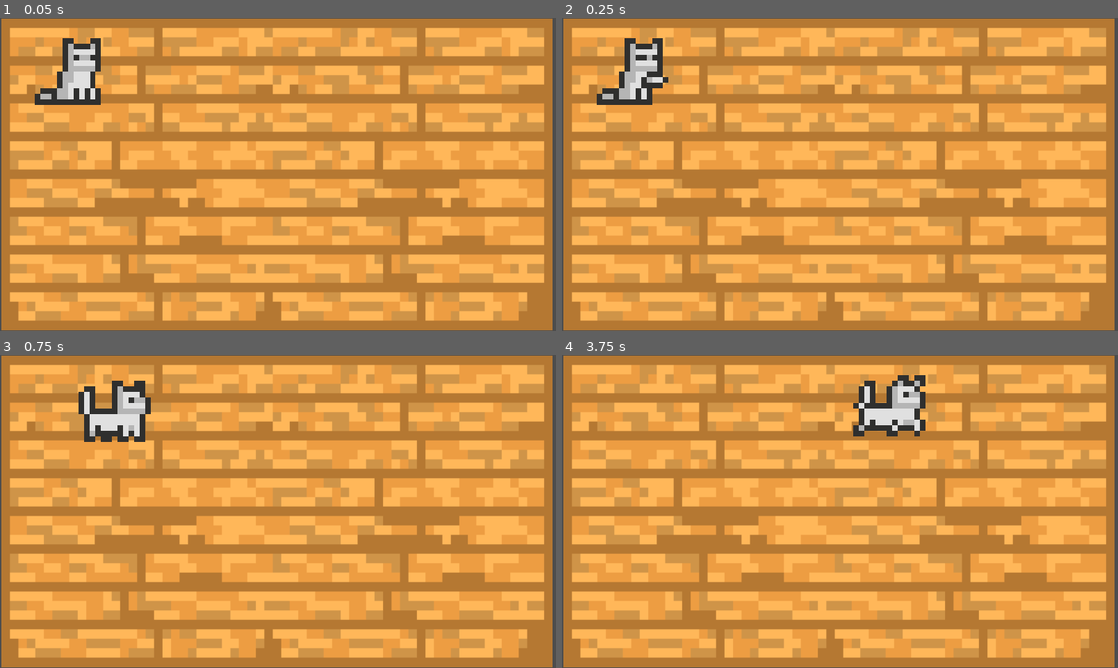
Above: before the commit, frames 1-4 (two rows, left to right).
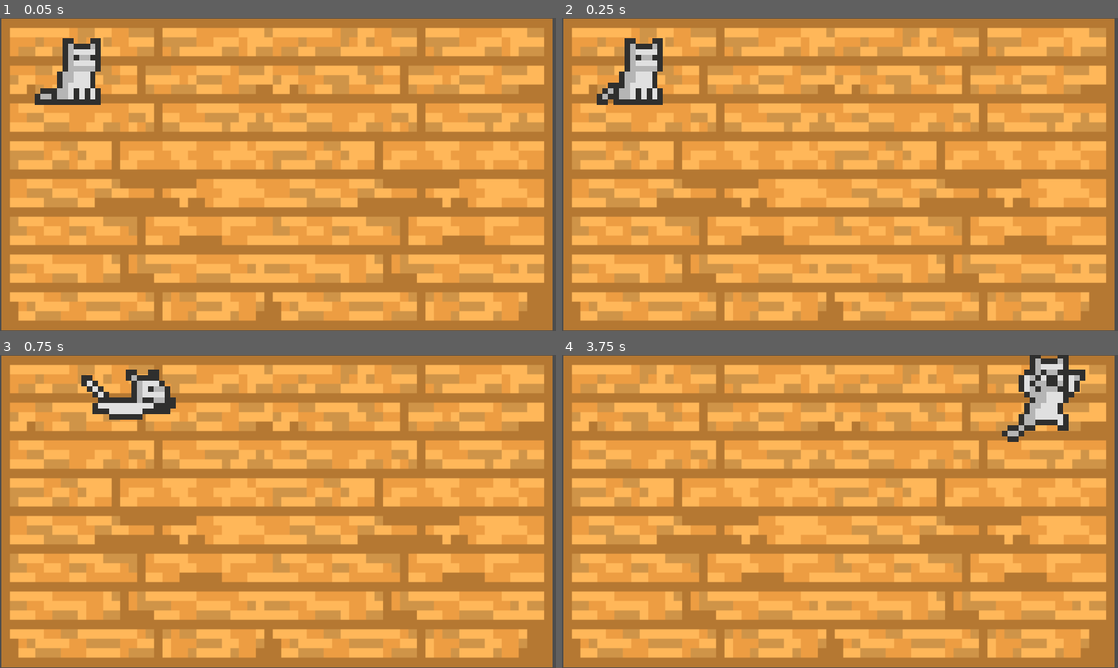
Above: after the commit, the same moments.

Repository: mcas2/gatutorial
Game: Godot game, scene res://salon.tscn
Two runs of this game, one before a commit and one after it. Both use one fixed random seed, a clock stepped at 60 frames per second and the inputs below.
Inputs:
- Up to frame 1 (0.05 s): no input
- Up to frame 2 (0.25 s): no input
- Up to frame 3 (0.75 s): hold D (right) from 0.53 s (still down); hold Shift from 0.53 s (still down)
- Up to frame 4 (3.75 s): tap Space at 0.77, 0.8, 1.07, 1.35, 1.52, 1.82, 2.3, 3.02, 3.32 s; release D (right) at 1.28 s; release Shift at 1.28 s; hold S (down) 1.28-2.03 s; tap Shift at 1.55, 2.85 s; hold D (right) 2.03-2.78 s; hold Shift 2.03-2.78 s; hold W (up) 2.78-3.53 s; hold A (left) from 3.53 s (still down); hold Space from 3.53 s (still down)

Frame 1 is identical in both runs. In frame 2, 0.4% of the frame differs, in the area x 8-20%, y 11-28%; in frame 3, 2.5%; in frame 4, 4.1%, in the area x 52-95%, y 0-28%.

Commit message:
Movimientos básicos sin refactorizar

Diff:
--- a/gato_pardo.gd
+++ b/gato_pardo.gd
@@ -3,22 +3,44 @@
 @export var speed = 400
 
 func _ready():
-	cat_anim.play("standing")
+	pass
 
 func get_input():
 	var input_direction = Input.get_vector("left", "right", "up", "down")
-	check_walk(input_direction)
-	velocity = input_direction * speed
+	check_jump(Input.is_key_pressed(KEY_SPACE))
+	velocity = input_direction * check_speed(Input.is_key_pressed(KEY_SHIFT))
 
 func _physics_process(delta):
 	get_input()
 	move_and_slide()
 
+func check_jump(input):
+	if input:
+		cat_anim.play("jumping")
+	else:
+		input = Input.get_vector("left", "right", "up", "down")
+		check_walk(input)
+
 func check_walk(input):
 	if input:
-		cat_anim.play("walking")
+		if (Input.is_key_pressed(KEY_SHIFT)):
+			cat_anim.play("running")
+		else:
+			cat_anim.play("walking")
+		if input == Vector2(-1, 0):
+			cat_anim.flip_h = 1
+		elif  input == Vector2(1, 0):
+			cat_anim.flip_h = 0
 	else:
-		if (randi_range(0,6) != 0 and $gato_anim.animation_finished):
-			cat_anim.play("standing")
-		else:
-			cat_anim.play("licking")
+		cat_anim.play("standing")
+		# if (randi_range(0,6) == 0):
+		# 	cat_anim.play("licking")
+
+
+
+
+func check_speed(input):
+	if input:
+		return 600
+	else:
+		return 300
--- a/gato_pardo.tscn
+++ b/gato_pardo.tscn
@@ -6,6 +6,34 @@
 [sub_resource type="RectangleShape2D" id="RectangleShape2D_c6f0n"]
 size = Vector2(131, 65)
 
+[sub_resource type="AtlasTexture" id="AtlasTexture_k2fgw"]
+atlas = ExtResource("2_rovtr")
+region = Rect2(0, 256, 32, 32)
+
+[sub_resource type="AtlasTexture" id="AtlasTexture_0gera"]
+atlas = ExtResource("2_rovtr")
+region = Rect2(32, 256, 32, 32)
+
+[sub_resource type="AtlasTexture" id="AtlasTexture_vaycc"]
+atlas = ExtResource("2_rovtr")
+region = Rect2(64, 256, 32, 32)
+
+[sub_resource type="AtlasTexture" id="AtlasTexture_oqimn"]
+atlas = ExtResource("2_rovtr")
+region = Rect2(96, 256, 32, 32)
+
+[sub_resource type="AtlasTexture" id="AtlasTexture_xpf3n"]
+atlas = ExtResource("2_rovtr")
+region = Rect2(128, 256, 32, 32)
+
+[sub_resource type="AtlasTexture" id="AtlasTexture_yjivd"]
+atlas = ExtResource("2_rovtr")
+region = Rect2(160, 256, 32, 32)
+
+[sub_resource type="AtlasTexture" id="AtlasTexture_8ieag"]
+atlas = ExtResource("2_rovtr")
+region = Rect2(192, 256, 32, 32)
+
 [sub_resource type="AtlasTexture" id="AtlasTexture_hdyyl"]
 atlas = ExtResource("2_rovtr")
 region = Rect2(0, 96, 32, 32)
@@ -21,6 +49,38 @@
 [sub_resource type="AtlasTexture" id="AtlasTexture_ac5v3"]
 atlas = ExtResource("2_rovtr")
 region = Rect2(96, 96, 32, 32)
+
+[sub_resource type="AtlasTexture" id="AtlasTexture_ievyo"]
+atlas = ExtResource("2_rovtr")
+region = Rect2(0, 160, 32, 32)
+
+[sub_resource type="AtlasTexture" id="AtlasTexture_ytqpn"]
+atlas = ExtResource("2_rovtr")
+region = Rect2(32, 160, 32, 32)
+
+[sub_resource type="AtlasTexture" id="AtlasTexture_0elru"]
+atlas = ExtResource("2_rovtr")
+region = Rect2(64, 160, 32, 32)
+
+[sub_resource type="AtlasTexture" id="AtlasTexture_dgsw1"]
+atlas = ExtResource("2_rovtr")
+region = Rect2(96, 160, 32, 32)
+
+[sub_resource type="AtlasTexture" id="AtlasTexture_kkm8u"]
+atlas = ExtResource("2_rovtr")
+region = Rect2(128, 160, 32, 32)
+
+[sub_resource type="AtlasTexture" id="AtlasTexture_6dgv2"]
+atlas = ExtResource("2_rovtr")
+region = Rect2(160, 160, 32, 32)
+
+[sub_resource type="AtlasTexture" id="AtlasTexture_au73q"]
+atlas = ExtResource("2_rovtr")
+region = Rect2(192, 160, 32, 32)
+
+[sub_resource type="AtlasTexture" id="AtlasTexture_iwnt1"]
+atlas = ExtResource("2_rovtr")
+region = Rect2(224, 160, 32, 32)
 
 [sub_resource type="AtlasTexture" id="AtlasTexture_56vfg"]
 atlas = ExtResource("2_rovtr")
@@ -74,6 +134,32 @@
 animations = [{
 "frames": [{
 "duration": 1.0,
+"texture": SubResource("AtlasTexture_k2fgw")
+}, {
+"duration": 1.0,
+"texture": SubResource("AtlasTexture_0gera")
+}, {
+"duration": 1.0,
+"texture": SubResource("AtlasTexture_vaycc")
+}, {
+"duration": 1.0,
+"texture": SubResource("AtlasTexture_oqimn")
+}, {
+"duration": 1.0,
+"texture": SubResource("AtlasTexture_xpf3n")
+}, {
+"duration": 1.0,
+"texture": SubResource("AtlasTexture_yjivd")
+}, {
+"duration": 1.0,
+"texture": SubResource("AtlasTexture_8ieag")
+}],
+"loop": false,
+"name": &"jumping",
+"speed": 9.0
+}, {
+"frames": [{
+"duration": 1.0,
 "texture": SubResource("AtlasTexture_hdyyl")
 }, {
 "duration": 1.0,
@@ -91,6 +177,35 @@
 }, {
 "frames": [{
 "duration": 1.0,
+"texture": SubResource("AtlasTexture_ievyo")
+}, {
+"duration": 1.0,
+"texture": SubResource("AtlasTexture_ytqpn")
+}, {
+"duration": 1.0,
+"texture": SubResource("AtlasTexture_0elru")
+}, {
+"duration": 1.0,
+"texture": SubResource("AtlasTexture_dgsw1")
+}, {
+"duration": 1.0,
+"texture": SubResource("AtlasTexture_kkm8u")
+}, {
+"duration": 1.0,
+"texture": SubResource("AtlasTexture_6dgv2")
+}, {
+"duration": 1.0,
+"texture": SubResource("AtlasTexture_au73q")
+}, {
+"duration": 1.0,
+"texture": SubResource("AtlasTexture_iwnt1")
+}],
+"loop": false,
+"name": &"running",
+"speed": 10.0
+}, {
+"frames": [{
+"duration": 1.0,
 "texture": SubResource("AtlasTexture_56vfg")
 }, {
 "duration": 1.0,
@@ -102,7 +217,7 @@
 "duration": 1.0,
 "texture": SubResource("AtlasTexture_v1lrw")
 }],
-"loop": true,
+"loop": false,
 "name": &"sleeping",
 "speed": 5.0
 }, {
@@ -119,7 +234,7 @@
 "duration": 1.0,
 "texture": SubResource("AtlasTexture_h3xi1")
 }],
-"loop": true,
+"loop": false,
 "name": &"standing",
 "speed": 5.0
 }, {
@@ -136,7 +251,7 @@
 "duration": 1.0,
 "texture": SubResource("AtlasTexture_px2le")
 }],
-"loop": true,
+"loop": false,
 "name": &"walking",
 "speed": 5.0
 }]
@@ -153,4 +268,4 @@
 position = Vector2(15, -148)
 scale = Vector2(11.5, 11.5)
 sprite_frames = SubResource("SpriteFrames_5yoqg")
-animation = &"licking"
+animation = &"jumping"
--- a/project.godot
+++ b/project.godot
@@ -41,3 +41,8 @@
 "events": [Object(InputEventKey,"resource_local_to_scene":false,"resource_name":"","device":-1,"window_id":0,"alt_pressed":false,"shift_pressed":false,"ctrl_pressed":false,"meta_pressed":false,"pressed":false,"keycode":0,"physical_keycode":68,"key_label":0,"unicode":100,"echo":false,"script":null)
 ]
 }
+jump={
+"deadzone": 0.5,
+"events": [Object(InputEventKey,"resource_local_to_scene":false,"resource_name":"","device":0,"window_id":0,"alt_pressed":false,"shift_pressed":false,"ctrl_pressed":false,"meta_pressed":false,"pressed":false,"keycode":0,"physical_keycode":32,"key_label":0,"unicode":0,"echo":false,"script":null)
+]
+}
Not shown: 1 places in gato_pardo.tscn that only renumber resources
